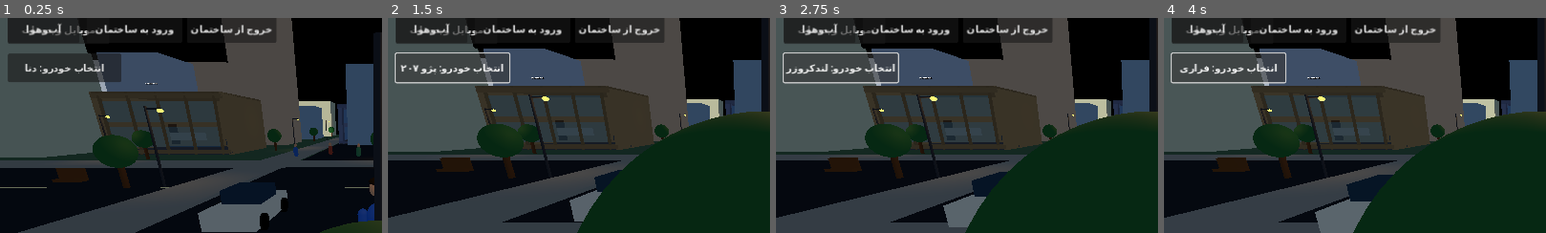
Above: before the commit, frames 1-4 (left to right).
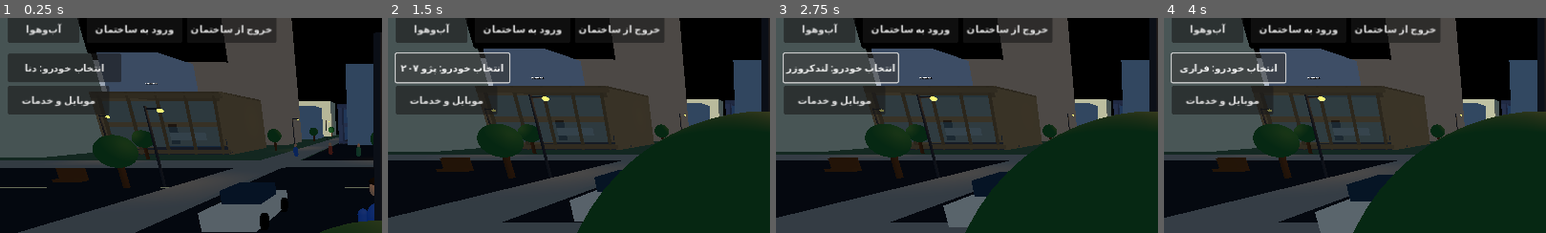
Above: after the commit, the same moments.

Repository: LifeCity2026Game/CITY
Game: Godot game, scene res://scenes/main.tscn
Same seed, same stepped clock (60 frames per second), same inputs: the game is played once before the commit and once after it.
Inputs (mouse positions are % of the whole screen's width and height, from its top left):
- Up to frame 1 (0.25 s): no input
- Up to frame 2 (1.5 s): click (88, 8) at 0.52 s; type "12" at 0.6 s; click "انتخاب خودرو: دنا" at 1.25 s
- Up to frame 3 (2.75 s): click "انتخاب خودرو: پژو ۲۰۷" at 2 s
- Up to frame 4 (4 s): click "انتخاب خودرو: لندکروزر" at 2.75 s; click "انتخاب خودرو: لکسوس RX" at 3.5 s
The pictures show only the part of the screen within x 0-50%, y 3-53%; the shares and areas given below are measured in that part.

The runs differ from the first frame. In frame 1, 3.3% of the frame differs, in the area x 2-29%, y 3-45%; in frame 2, 3.1%; in frame 3, 3.1%; in frame 4, 3.1%.

Commit message:
Separate phone services controls from weather and vehicle controls

Diff:
--- a/scripts/life_city_services.gd
+++ b/scripts/life_city_services.gd
@@ -77,18 +77,18 @@
 	var toggle := Button.new()
 	toggle.name = "ServicesToggle"
 	toggle.text = "موبایل و خدمات"
-	toggle.position = Vector2(18, 18)
+	toggle.position = Vector2(18, 136)
 	toggle.custom_minimum_size = Vector2(170, 48)
 	layer.add_child(toggle)
 	toggle.pressed.connect(_toggle_panel)
 	phone_panel = PanelContainer.new()
 	phone_panel.name = "ServicesPanel"
-	phone_panel.anchor_left = 1.0
-	phone_panel.anchor_right = 1.0
-	phone_panel.offset_left = -360
-	phone_panel.offset_right = -12
-	phone_panel.offset_top = 72
-	phone_panel.offset_bottom = 690
+	phone_panel.anchor_left = 0.0
+	phone_panel.anchor_right = 0.0
+	phone_panel.offset_left = 12
+	phone_panel.offset_right = 360
+	phone_panel.offset_top = 190
+	phone_panel.offset_bottom = 680
 	layer.add_child(phone_panel)
 	var scroll := ScrollContainer.new()
 	scroll.size_flags_vertical = Control.SIZE_EXPAND_FILL
